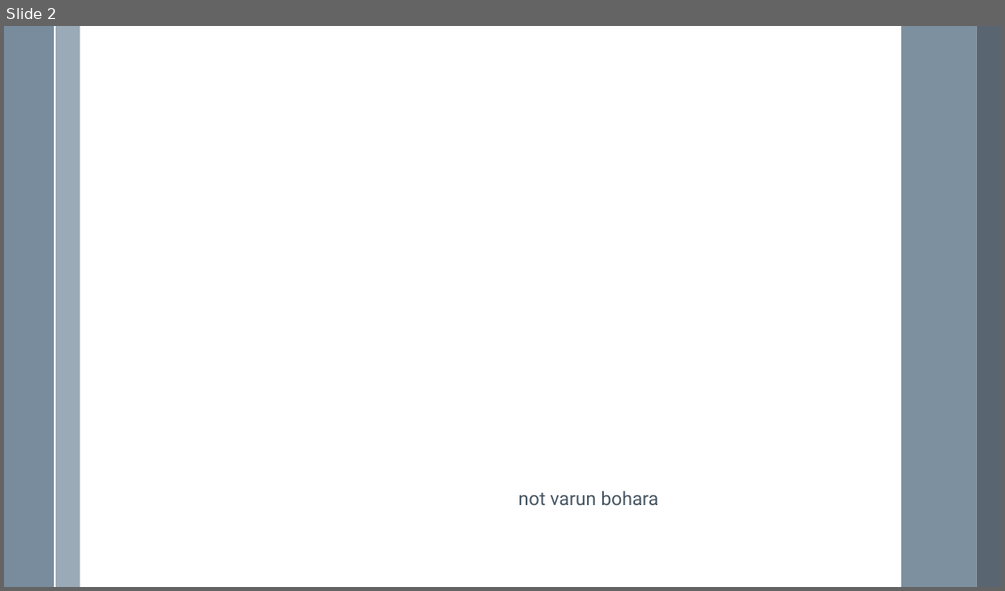
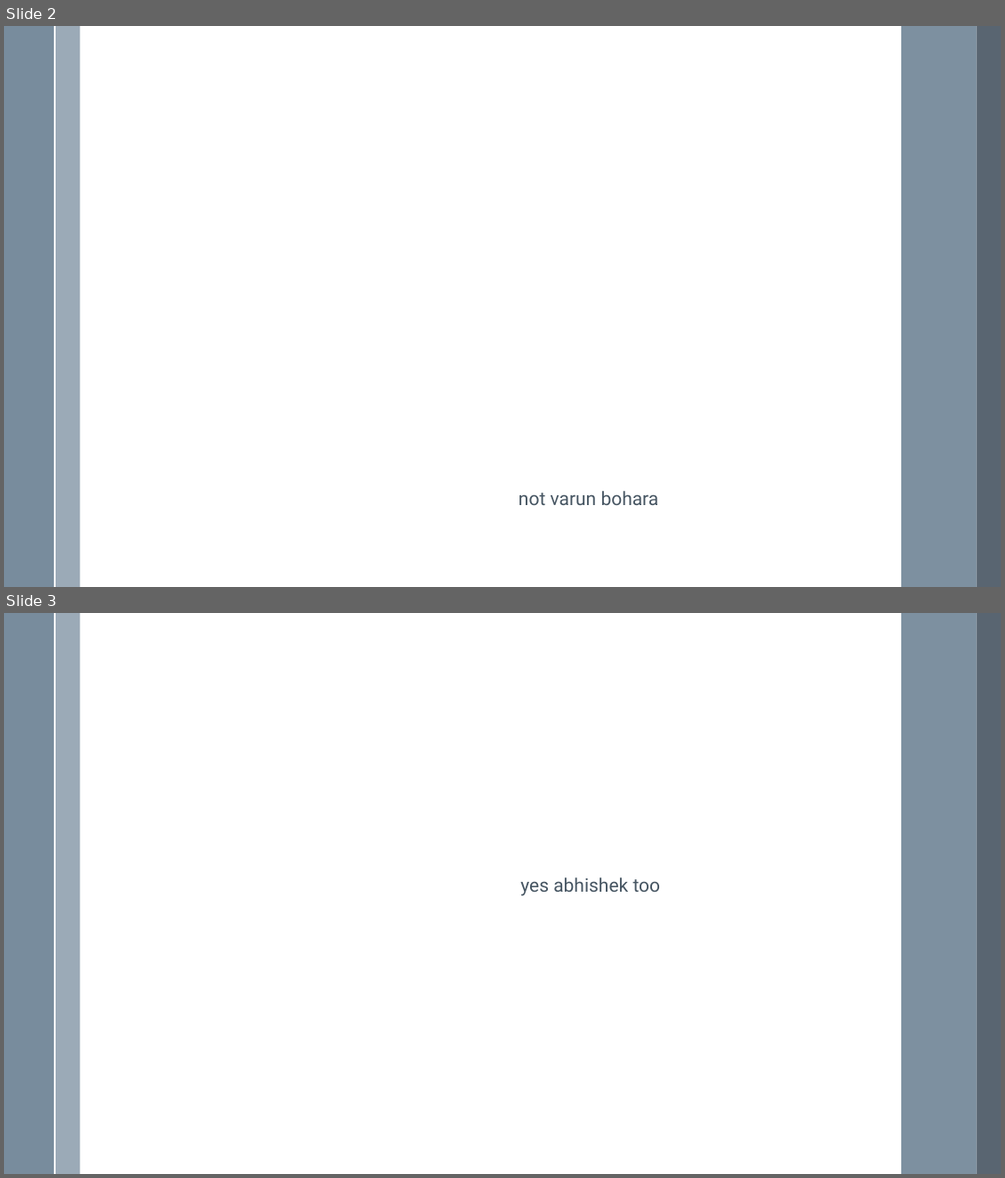
Before and after one commit to VarunBohara/Mini-Project-Documents, a slide deck: Ideas -- v3.0.pptx. Shown one above the other, each under a label of ours: slide 2 before the commit, slides 2 and 3 after it. The pictures are 1005x591 and 1005x1178 pixels, drawn with LibreOffice and Linux fonts; fonts in the diff are those of the drawing. Boxes give left, top, right and bottom in pixels: in the first picture for what was removed or moved away, otherwise in the second. Text is boxed around its words. In the diff, an @@ line names an element or a change of style, - is before the commit and + after.

```diff
--- a/Ideas -- v3.0.pptx
+++ b/Ideas -- v3.0.pptx
@@ slide 3 added at box(4, 613, 1001, 1174), background #FFFFFF; not listed: 5 template elements that a slide beside it also shows @@
@@ text added at box(520, 877, 661, 896), 18 pt, text #465562 @@
+yes abhishek too
```
Also in this commit, not shown: 1 slide removed.
